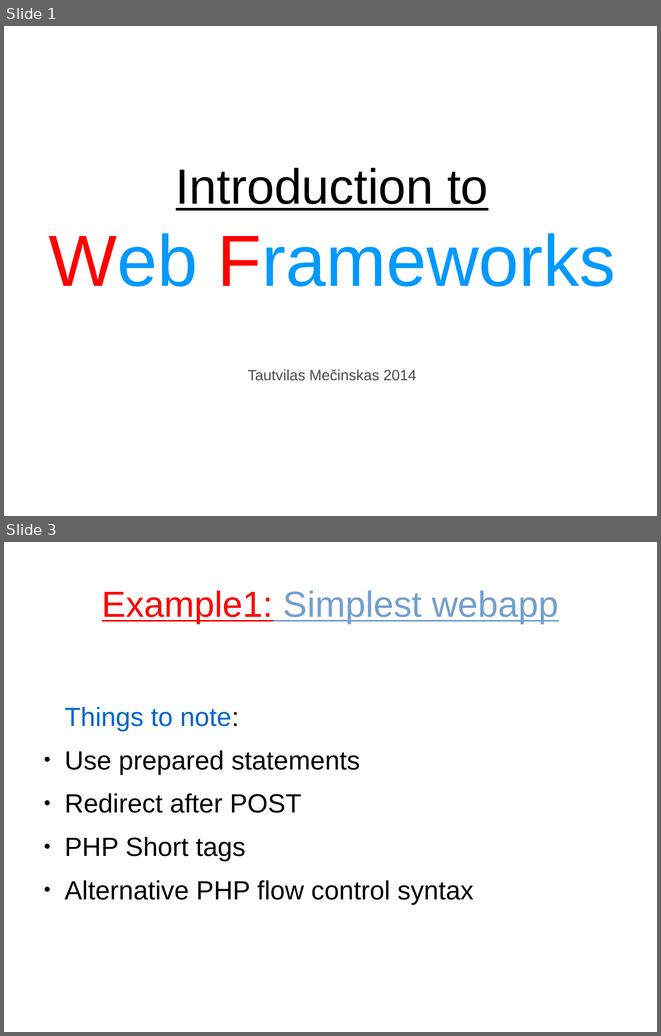
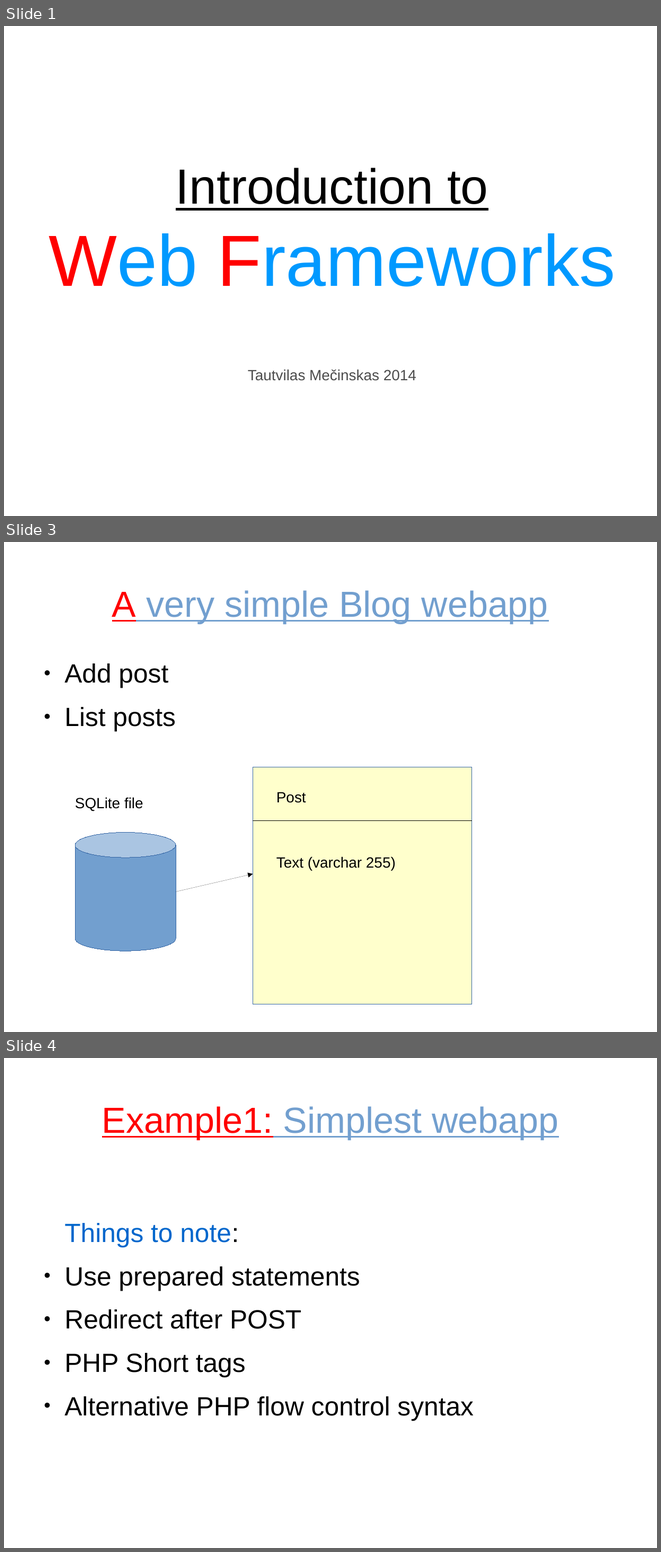
Before and after one commit to tautvilas/frameworks-lecture, a slide deck: doc/presentation.odp. Shown one above the other, each under a label of ours: slides 1 and 3 before the commit, slides 1, 3 and 4 after it; the slides between them are not shown. The pictures are 661x1036 and 661x1552 pixels, drawn with LibreOffice and Linux fonts; fonts in the diff are those of the drawing. Boxes give left, top, right and bottom in pixels: in the first picture for what was removed or moved away, otherwise in the second. Text is boxed around its words. In the diff, an @@ line names an element or a change of style, - is before the commit and + after.

```diff
--- a/doc/presentation.odp
+++ b/doc/presentation.odp
@@ slide 3 added at [4,542,657,1032], background #FFFFFF @@
@@ title added at [112,590,548,623], 44 pt, text #729FCF, underline @@
+A very simple Blog webapp
@@ text added at [64,663,176,731], 32 pt, text #000000 @@
+● Add post
+● List posts
@@ rectangle added at [253,767,472,1004], fill #FFFFCC, outline #3465A4 0 pt @@
@@ text added at [276,792,306,803], 18 pt, text #000000 @@
+Post
@@ text added at [75,797,143,811], 18 pt, text #000000 @@
+SQLite file
@@ line added from (253, 820) to (472, 820), #000000 0 pt @@
@@ cylinder added at [75,832,176,951], fill #729FCF, outline #3465A4 0 pt @@
@@ text added at [276,856,396,870], 18 pt, text #000000 @@
+Text (varchar 255)
@@ arrow added from (176, 892) to (253, 874), #000000 0 pt @@
@@ what was slide 3 is now slide 4 @@
```
Also in this commit, not shown: 2 slides changed, 1 other slide added, 2 other files.
